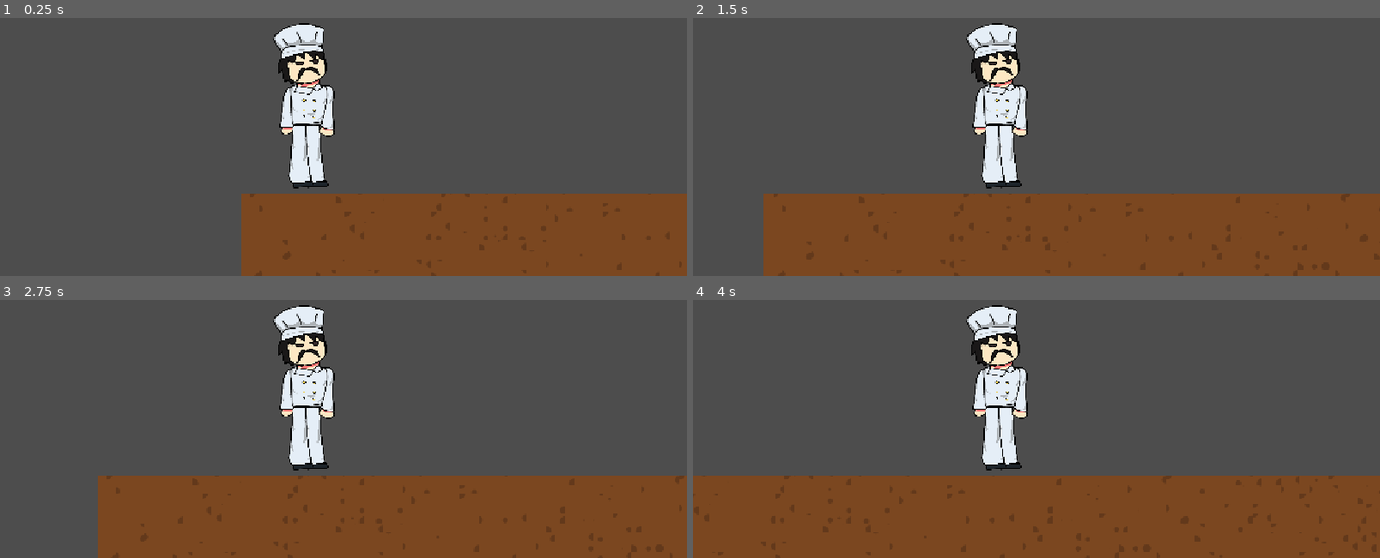
Above: before the commit, frames 1-4 (two rows, left to right).
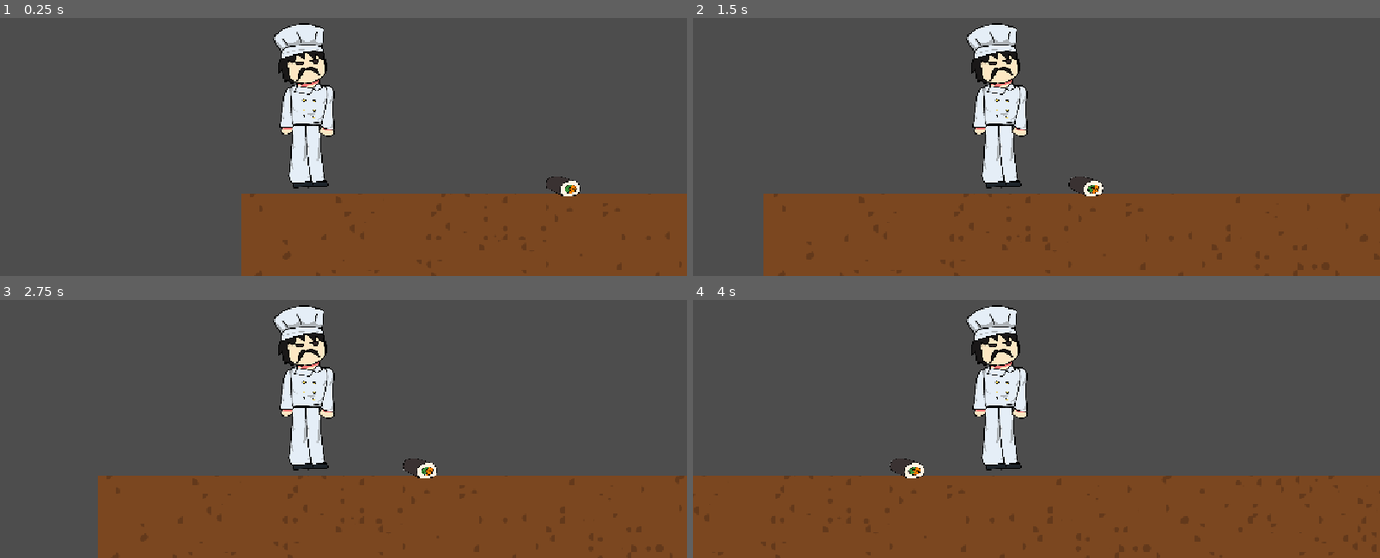
Above: after the commit, the same moments.

Repository: buozelbirhesap/cikofte-oyunu
Game: Godot game, scene res://LEVEL-1.tscn
The game is run twice, just before and just after one commit, with the same random seed, the same clock (stepped at 60 frames per second) and the same inputs.
Inputs:
- Up to frame 1 (0.25 s): no input
- Up to frame 2 (1.5 s): tap Enter (ui_accept) at 0.5, 0.77 s; hold Right (ui_right) from 0.53 s (still down)
- Up to frame 3 (2.75 s): tap Enter (ui_accept) at 1.52 s; release Right (ui_right) at 2.03 s; hold Left (ui_left) from 2.03 s (still down)
- Up to frame 4 (4 s): release Left (ui_left) at 2.78 s; hold Right (ui_right) from 2.78 s (still down); tap Enter (ui_accept) at 3.02, 3.77 s

The runs differ from the first frame. In frame 1, 0.3% of the frame differs, in the area x 79-85%, y 61-70%; in frame 2, 0.3%, in the area x 54-60%, y 61-70%; in frame 3, 0.3%; in frame 4, 0.3%.

Commit message:
RAAAH

Diff:
--- a/LEVEL-1.tscn
+++ b/LEVEL-1.tscn
@@ -3,6 +3,7 @@
 [ext_resource type="PackedScene" uid="uid://das5vpfg05cxi" path="res://karakter.tscn" id="1_inaau"]
 [ext_resource type="Texture2D" uid="uid://dvsjx4qm8xinm" path="res://yer/5.png" id="2_w2o1s"]
 [ext_resource type="AudioStream" uid="uid://damvqq8up0hv3" path="res://ses/Paşam Urfa Sıra Gecesi    Urfalıyam Ezelden Clup Remix.mp3" id="3_w2o1s"]
+[ext_resource type="PackedScene" uid="uid://yf7vuua4m0bv" path="res://düsman.tscn" id="4_e6di4"]
 
 [sub_resource type="TileSetAtlasSource" id="TileSetAtlasSource_e6di4"]
 texture = ExtResource("2_w2o1s")
@@ -795,3 +796,6 @@
 [node name="AudioStreamPlayer2D" type="AudioStreamPlayer2D" parent="." unique_id=1582447189]
 stream = ExtResource("3_w2o1s")
 autoplay = true
+
+[node name="Düsman" parent="." unique_id=668093382 instance=ExtResource("4_e6di4")]
+position = Vector2(519, 326)
--- a/dusmanadokunanplayermı.gd
+++ /dev/null
@@ -1,8 +0,0 @@
-extends Area2D
-
-func _ready():
-	body_entered.connect(_on_body_entered)
-
-func _on_body_entered(body):
-	if body.is_in_group("player"):
-		body.die()
--- a/düsman.tscn
+++ b/düsman.tscn
@@ -1,16 +1,17 @@
 [gd_scene format=3 uid="uid://yf7vuua4m0bv"]
 
-[ext_resource type="Script" uid="uid://ehu6bmm40ptg" path="res://dusmanadokunanplayermı.gd" id="1_eoowm"]
 [ext_resource type="Texture2D" uid="uid://h5shosceutyo" path="res://karakterler/Sushi.png" id="2_7xvs6"]
 
+[sub_resource type="GDScript" id="GDScript_4vl58"]
+
 [sub_resource type="CapsuleShape2D" id="CapsuleShape2D_nh0mv"]
-radius = 3.5214524
-height = 27.099752
+radius = 4.857575
+height = 22.949242
 
 [node name="Düsman" type="Node2D" unique_id=668093382]
 
-[node name="Area" type="Area2D" parent="." unique_id=1130911351]
-script = ExtResource("1_eoowm")
+[node name="Area" type="RigidBody2D" parent="." unique_id=367645007]
+script = SubResource("GDScript_4vl58")
 
 [node name="Sushi" type="Sprite2D" parent="Area" unique_id=149268860]
 position = Vector2(13.999985, -5.000061)
@@ -18,6 +19,6 @@
 texture = ExtResource("2_7xvs6")
 
 [node name="CollisionShape2D" type="CollisionShape2D" parent="Area" unique_id=630007824]
-position = Vector2(12.999999, -5)
+position = Vector2(14, -6)
 scale = Vector2(5.3524647, 1.1329349)
 shape = SubResource("CapsuleShape2D_nh0mv")
Not shown, removed: dusmanadokunanplayermı.gd.uid
